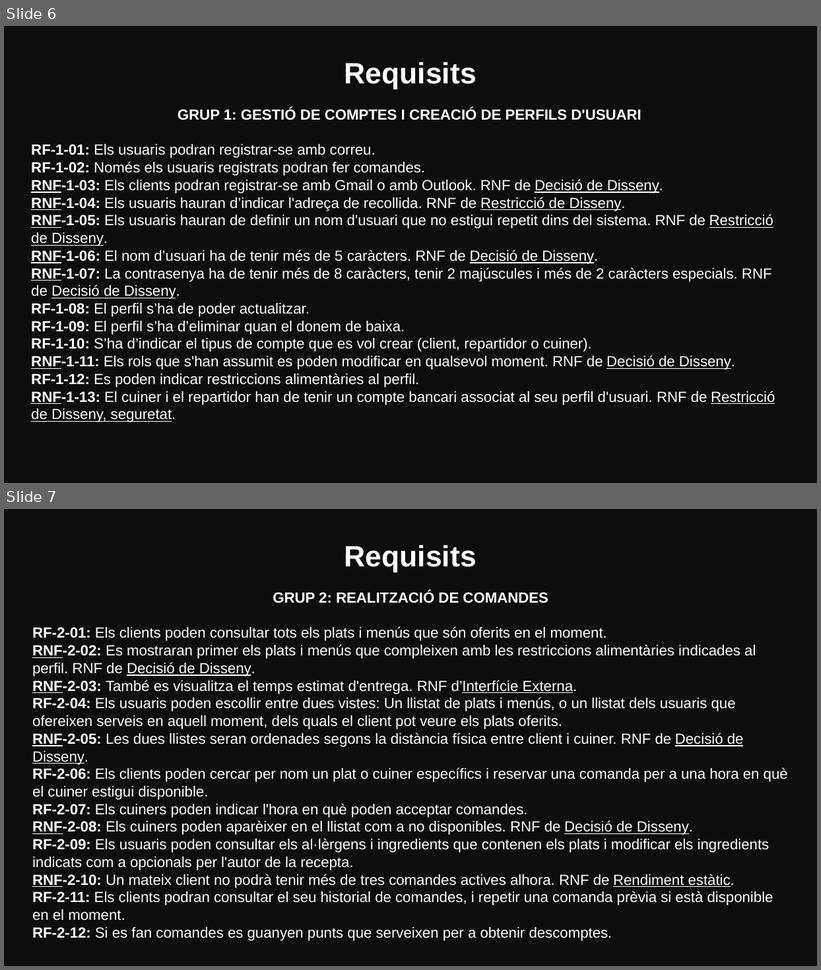
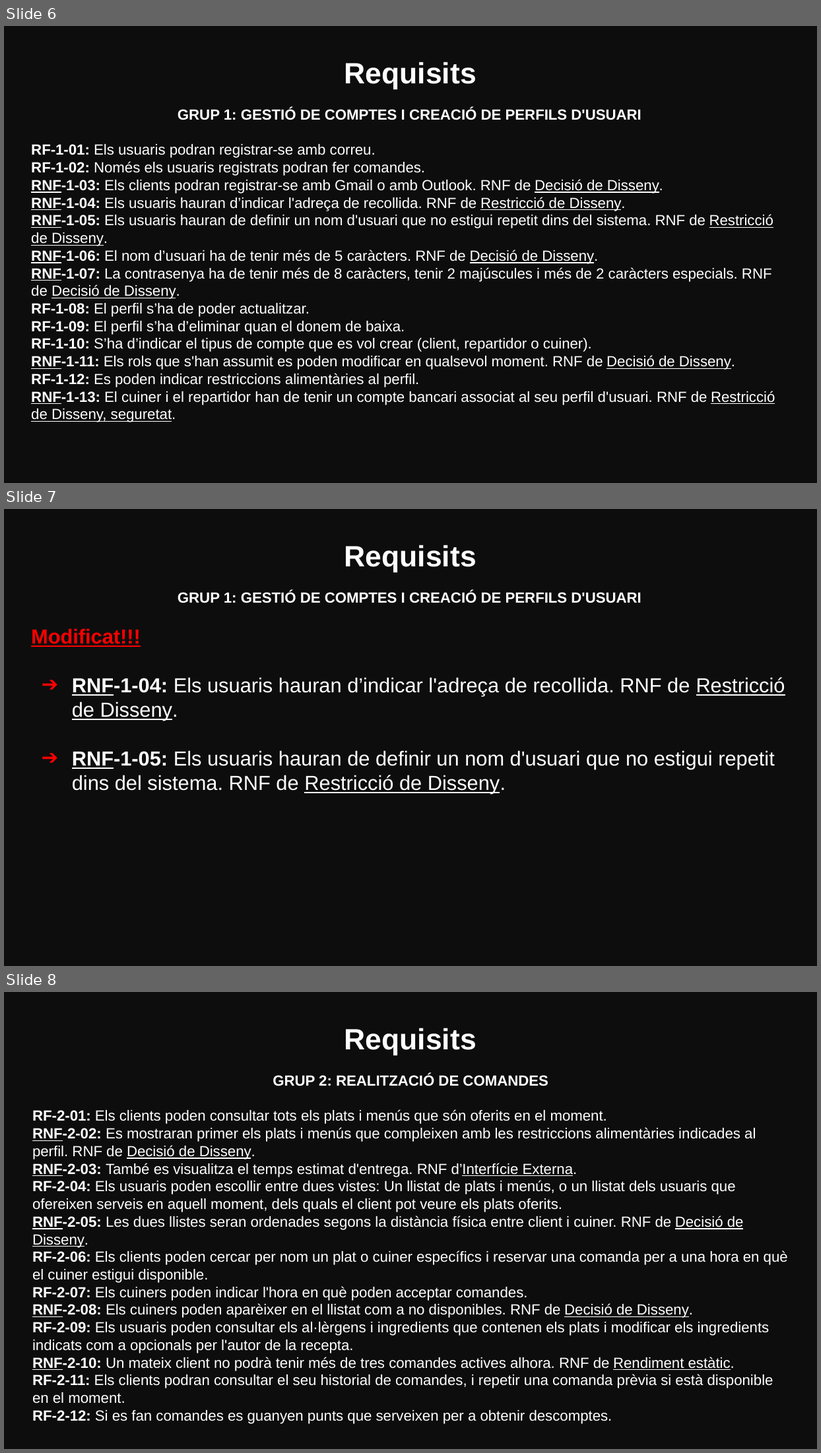
Before and after one commit to marinamceb/ES26UAB-431-05, a slide deck: Documents/Sprint_Reviews/Sprint_Review01.pptx. Shown one above the other, each under a label of ours: slides 6 and 7 before the commit, slides 6, 7 and 8 after it. The pictures are 821x970 and 821x1453 pixels, drawn with LibreOffice and Linux fonts; fonts in the diff are those of the drawing. Boxes give left, top, right and bottom in pixels: in the first picture for what was removed or moved away, otherwise in the second. Text is boxed around its words. In the diff, an @@ line names an element or a change of style, - is before the commit and + after.

```diff
--- a/Documents/Sprint_Reviews/Sprint_Review01.pptx
+++ b/Documents/Sprint_Reviews/Sprint_Review01.pptx
@@ slide 7 added at (4, 509, 817, 966), background #0D0D0D @@
@@ title added at (345, 545, 477, 572), 26 pt, text #FFFFFF, bold @@
+Requisits
@@ text added at (31, 591, 785, 793), 18 pt, text #FFFFFF @@
+GRUP 1: GESTIÓ DE COMPTES I CREACIÓ DE PERFILS D'USUARI
+Modificat!!!
+➔ RNF-1-04: Els usuaris hauran d’indicar l'adreça de recollida. RNF de Restricció de Disseny.
+➔ RNF-1-05: Els usuaris hauran de definir un nom d'usuari que no estigui repetit dins del sistema. RNF de Restricció de Disseny.
@@ what was slide 7 is now slide 8 @@
```
Also in this commit, not shown: 7 slides changed, 1 other slide added, 1 other file.
